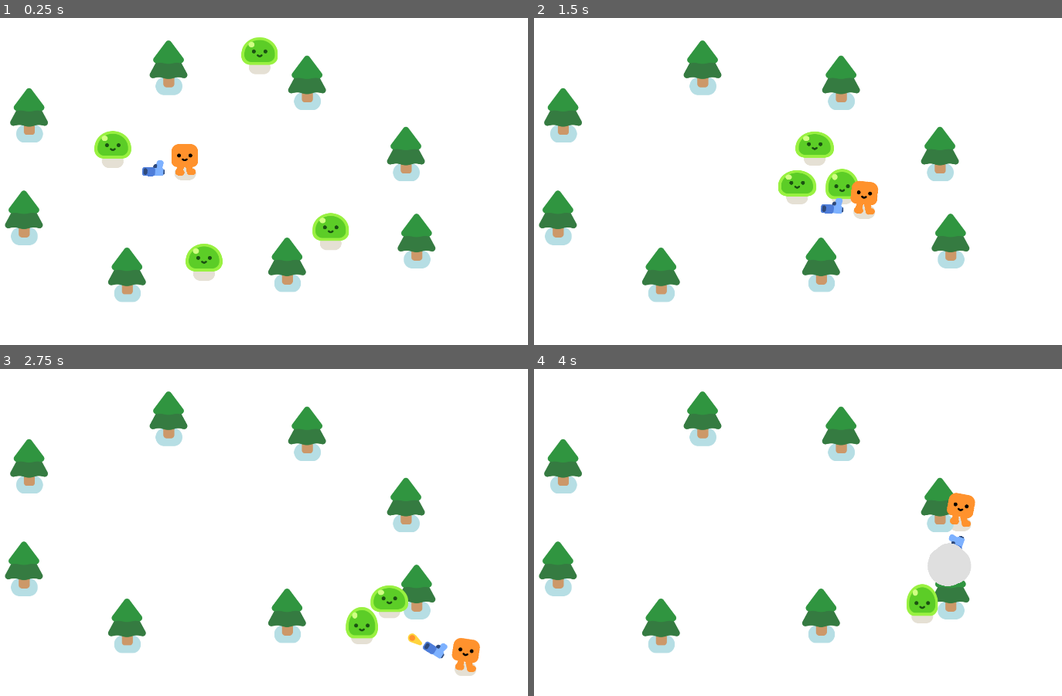
Above: before the commit, frames 1-4 (two rows, left to right).
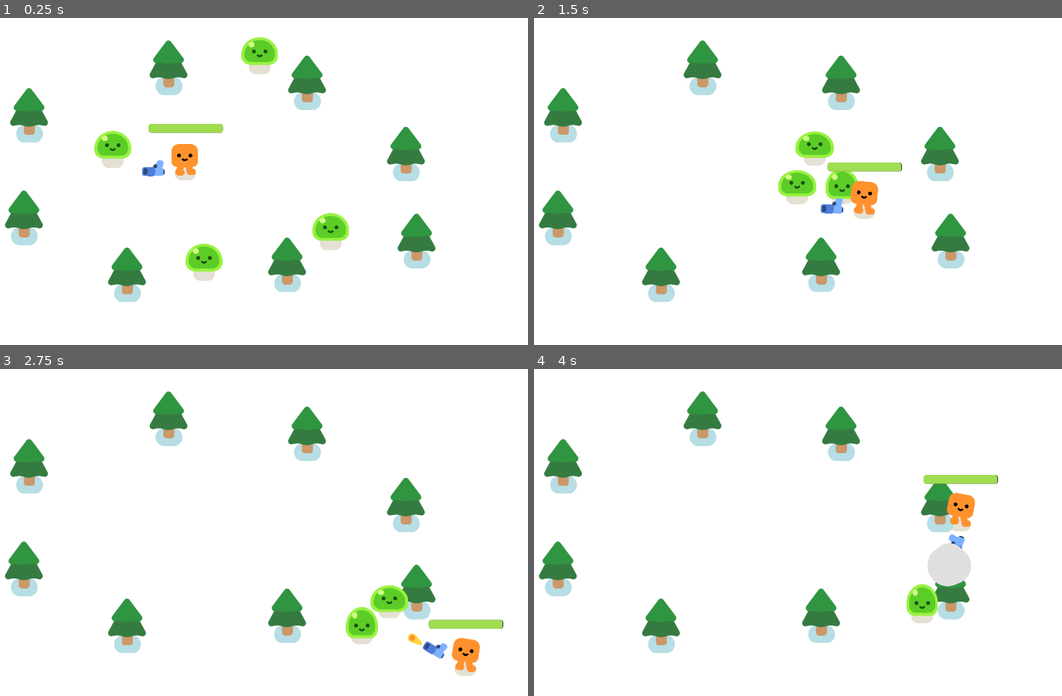
Above: after the commit, the same moments.

Repository: Q8T7/Vampire-survivor
Game: Godot game, scene res://survivors_game.tscn
Two runs of this game, one before a commit and one after it. Both use one fixed random seed, a clock stepped at 60 frames per second and the inputs below.
Inputs:
- Up to frame 1 (0.25 s): no input
- Up to frame 2 (1.5 s): hold D (move_right) 0.53-1.28 s; hold S (move_down) from 1.28 s (still down)
- Up to frame 3 (2.75 s): release S (move_down) at 2.03 s; hold D (move_right) from 2.03 s (still down)
- Up to frame 4 (4 s): release D (move_right) at 2.78 s; hold W (move_up) 2.78-3.53 s; hold A (move_left) from 3.53 s (still down)

The runs differ from the first frame. In frame 1, 0.4% of the frame differs, in the area x 28-43%, y 32-36%; in frame 2, 0.4%; in frame 3, 0.4%, in the area x 81-96%, y 76-80%; in frame 4, 0.4%.

Commit message:
adding the health bar to player

Diff:
--- a/player.gd
+++ b/player.gd
@@ -1,4 +1,8 @@
 extends CharacterBody2D
+
+signal health_depleted
+
+var health = 100.0
 
 
 func _physics_process(delta):
@@ -10,3 +14,11 @@
 		%HappyBoo.play_walk_animation()
 	else:
 		%HappyBoo.play_idle_animation()
+
+	const DAMAGE_RATE = 5.0
+	var overlapping_mobs = %HurtBox.get_overlapping_bodies()
+	if overlapping_mobs.size() > 0:
+		health -= DAMAGE_RATE * overlapping_mobs.size() * delta
+		%ProgressBar.value = health
+		if health <= 0.0:
+			health_depleted.emit()
--- a/player.tscn
+++ b/player.tscn
@@ -6,6 +6,23 @@
 
 [sub_resource type="CircleShape2D" id="CircleShape2D_y3tbr"]
 radius = 32.1403
+
+[sub_resource type="CircleShape2D" id="CircleShape2D_u7qmy"]
+radius = 39.0
+
+[sub_resource type="StyleBoxFlat" id="StyleBoxFlat_dncac"]
+bg_color = Color(0.152941, 0.168627, 0.188235, 1)
+corner_radius_top_left = 8
+corner_radius_top_right = 8
+corner_radius_bottom_right = 8
+corner_radius_bottom_left = 8
+
+[sub_resource type="StyleBoxFlat" id="StyleBoxFlat_fheot"]
+bg_color = Color(0.623529, 0.866667, 0.317647, 1)
+corner_radius_top_left = 8
+corner_radius_top_right = 8
+corner_radius_bottom_right = 8
+corner_radius_bottom_left = 8
 
 [node name="Player" type="CharacterBody2D"]
 script = ExtResource("1_paxt6")
@@ -18,3 +35,23 @@
 
 [node name="Gun" parent="." instance=ExtResource("3_0eic6")]
 position = Vector2(-1, -31)
+
+[node name="HurtBox" type="Area2D" parent="."]
+unique_name_in_owner = true
+collision_layer = 0
+collision_mask = 2
+
+[node name="CollisionShape2D" type="CollisionShape2D" parent="HurtBox"]
+shape = SubResource("CircleShape2D_u7qmy")
+debug_color = Color(0.894118, 0.172549, 0.666667, 0.419608)
+
+[node name="ProgressBar" type="ProgressBar" parent="."]
+unique_name_in_owner = true
+offset_left = -114.0
+offset_top = -153.0
+offset_right = 117.0
+offset_bottom = -126.0
+theme_override_styles/background = SubResource("StyleBoxFlat_dncac")
+theme_override_styles/fill = SubResource("StyleBoxFlat_fheot")
+value = 100.0
+show_percentage = false
--- /dev/null
+++ b/survivors_game.gd
@@ -0,0 +1 @@
+extends Node2D
Not shown: 1 places in player.tscn that only renumber resources
